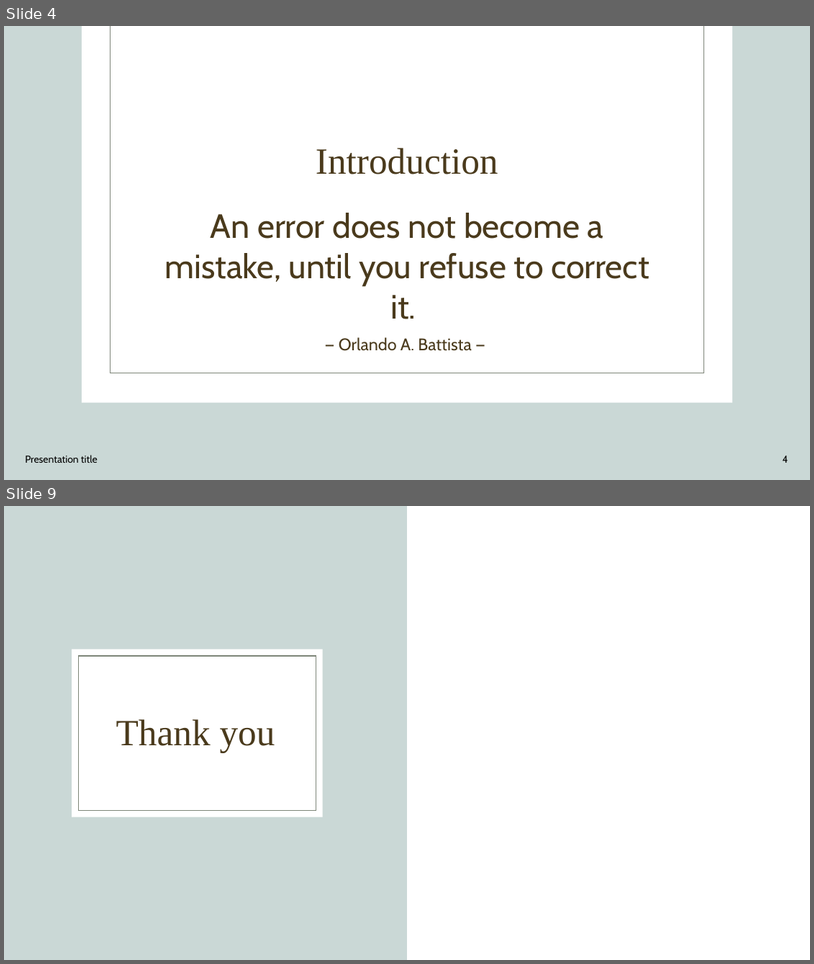
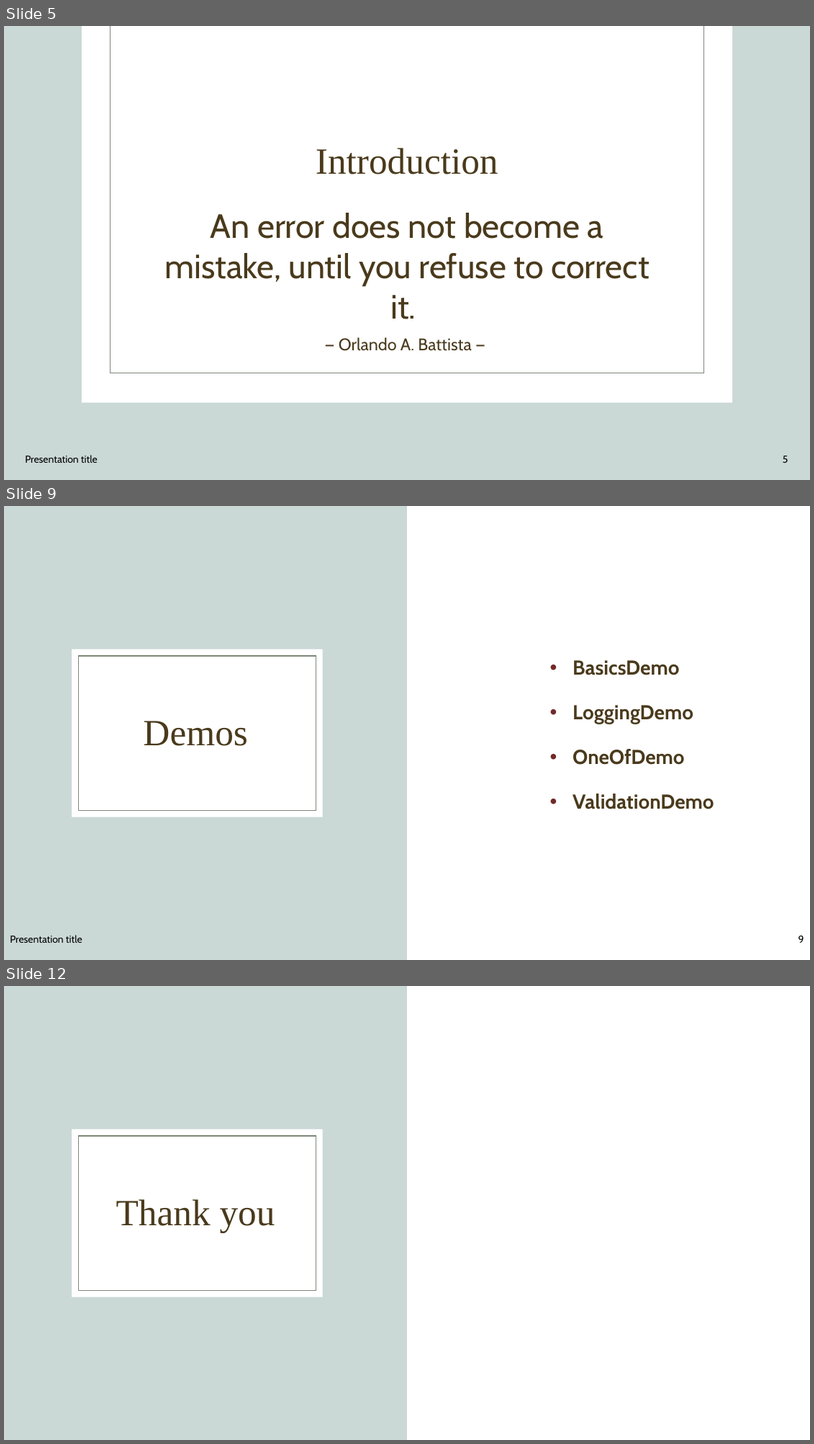
Before and after one commit to squideyes/PdnErrorHandling, a slide deck: PDN May 2023.pptx. Shown one above the other, each under a label of ours: slides 4 and 9 before the commit, slides 5, 9 and 12 after it; the slides between them are not shown. The pictures are 814x964 and 814x1444 pixels, drawn with LibreOffice and Linux fonts; fonts in the diff are those of the drawing; background and template pictures are left out. Boxes give left, top, right and bottom in pixels: in the first picture for what was removed or moved away, otherwise in the second. Text is boxed around its words. In the diff, an @@ line names an element or a change of style, - is before the commit and + after.

```diff
--- a/PDN May 2023.pptx
+++ b/PDN May 2023.pptx
@@ slide 9 added at (4,506,810,960), background #FFFFFF; not listed: 3 template elements that a slide beside it also shows @@
@@ text added at (573,660,715,809), 24 pt, text #4A3A1C, bold @@
+• BasicsDemo
+• LoggingDemo
+• OneOfDemo
+• ValidationDemo
@@ title added at (143,721,247,746), 44 pt, text #4A3A1C @@
+Demos
@@ text added at (10,934,82,942), 12 pt, text #000000 @@
+Presentation title
@@ page number added at (799,935,805,942), 12 pt, text #000000 @@
+9
@@ what was slide 4 is now slide 5 @@
@@ page number at (783,455,789,462): text changed @@
-4
+5
@@ what was slide 9 is now slide 12 @@
```
Also in this commit, not shown: 6 slides changed, 2 other slides added, 3 other files.
